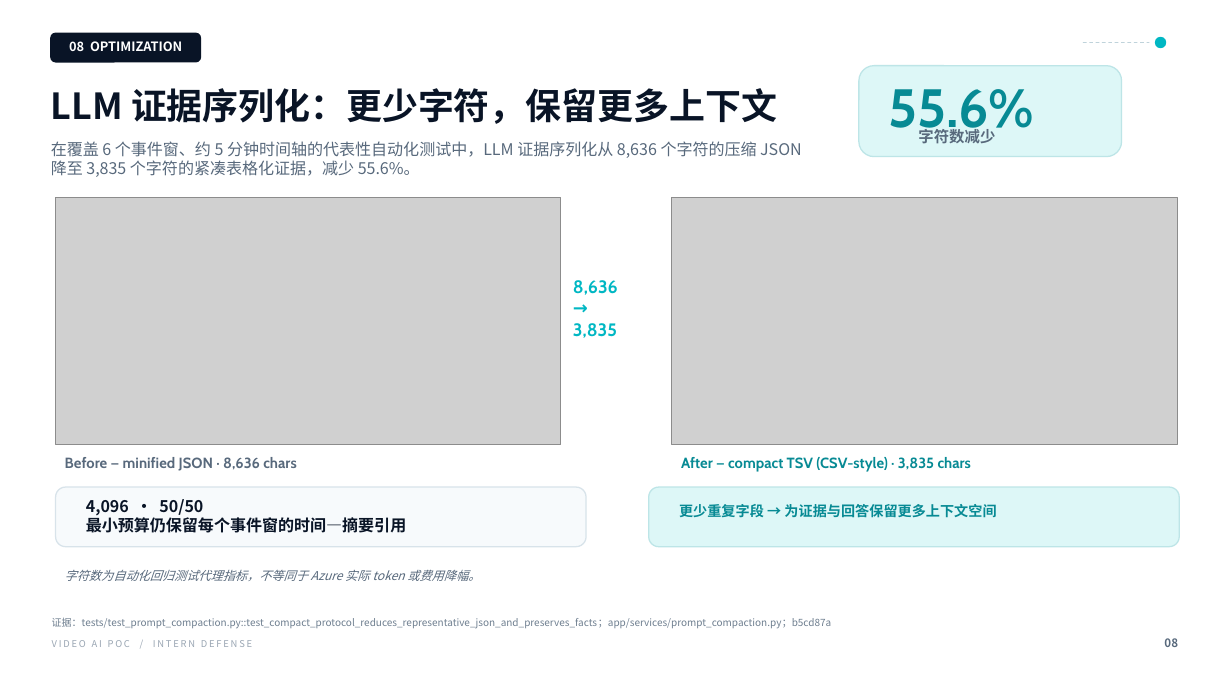
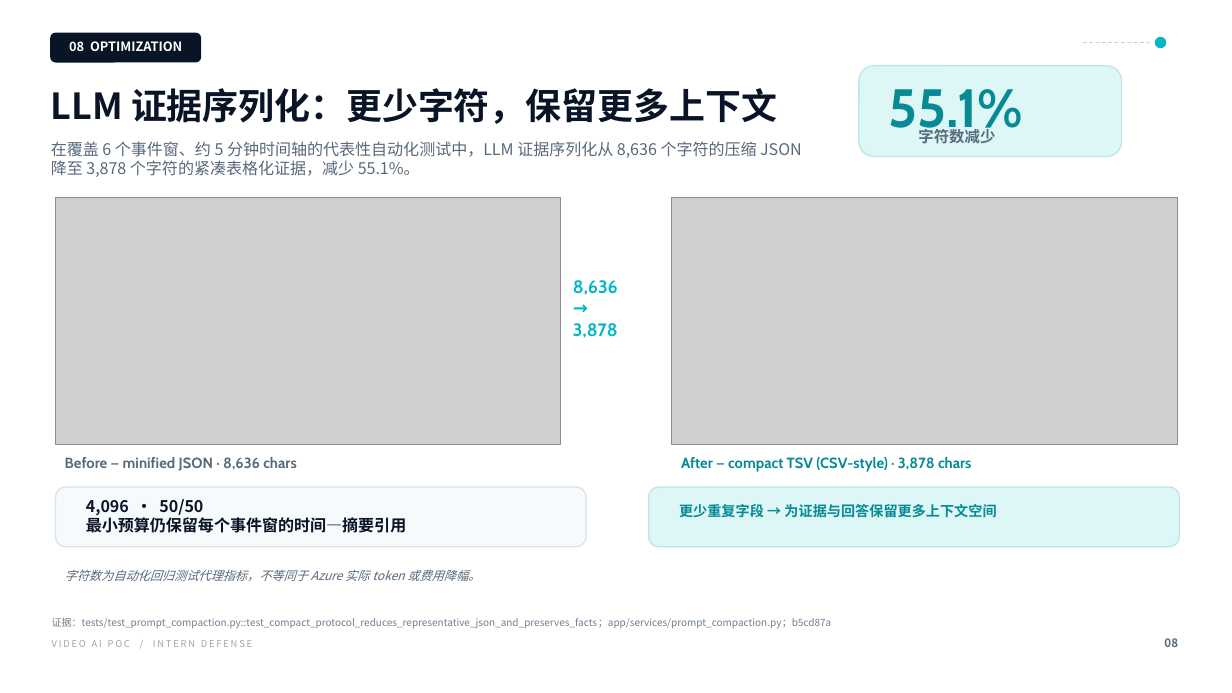
Before and after one commit to Zhijing-W/video-ai-poc, a slide deck: slide 8 of docs/defense-deck/video-ai-poc-defense.pptx. Drawn at 1232x693 pixels with LibreOffice and Linux fonts; fonts in the diff are those of the drawing; grey boxes stand for pictures. Boxes give left, top, right and bottom in pixels: in the first picture for what was removed or moved away, otherwise in the second. Text is boxed around its words. In the diff, an @@ line names an element or a change of style, - is before the commit and + after.

```diff
--- a/docs/defense-deck/video-ai-poc-defense.pptx
+++ b/docs/defense-deck/video-ai-poc-defense.pptx
@@ text at [888,89,1023,139]: text changed @@
-55.6%
+55.1%
@@ text at [51,141,802,177]: text changed @@
-在覆盖 6 个事件窗、约 5 分钟时间轴的代表性自动化测试中，LLM 证据序列化从 8,636 个字符的压缩 JSON 降至 3,835 个字符的紧凑表格化证据，减少 55.6%。
+在覆盖 6 个事件窗、约 5 分钟时间轴的代表性自动化测试中，LLM 证据序列化从 8,636 个字符的压缩 JSON 降至 3,878 个字符的紧凑表格化证据，减少 55.1%。
@@ text at [573,280,618,338]: text changed @@
-8,636
-→
-3,835
+8,636
+→
+3,878
@@ text at [681,457,971,472]: text changed @@
-After — compact TSV (CSV-style) · 3,835 chars
+After — compact TSV (CSV-style) · 3,878 chars
```
Also in this commit, not shown: 2 other files.
